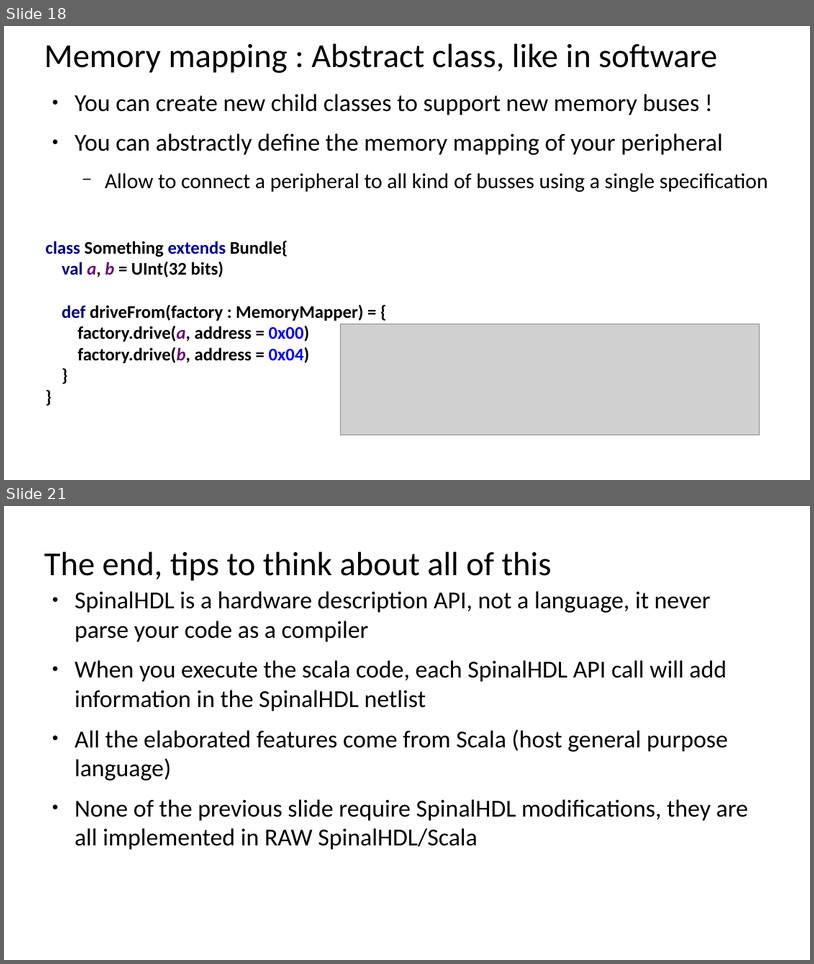
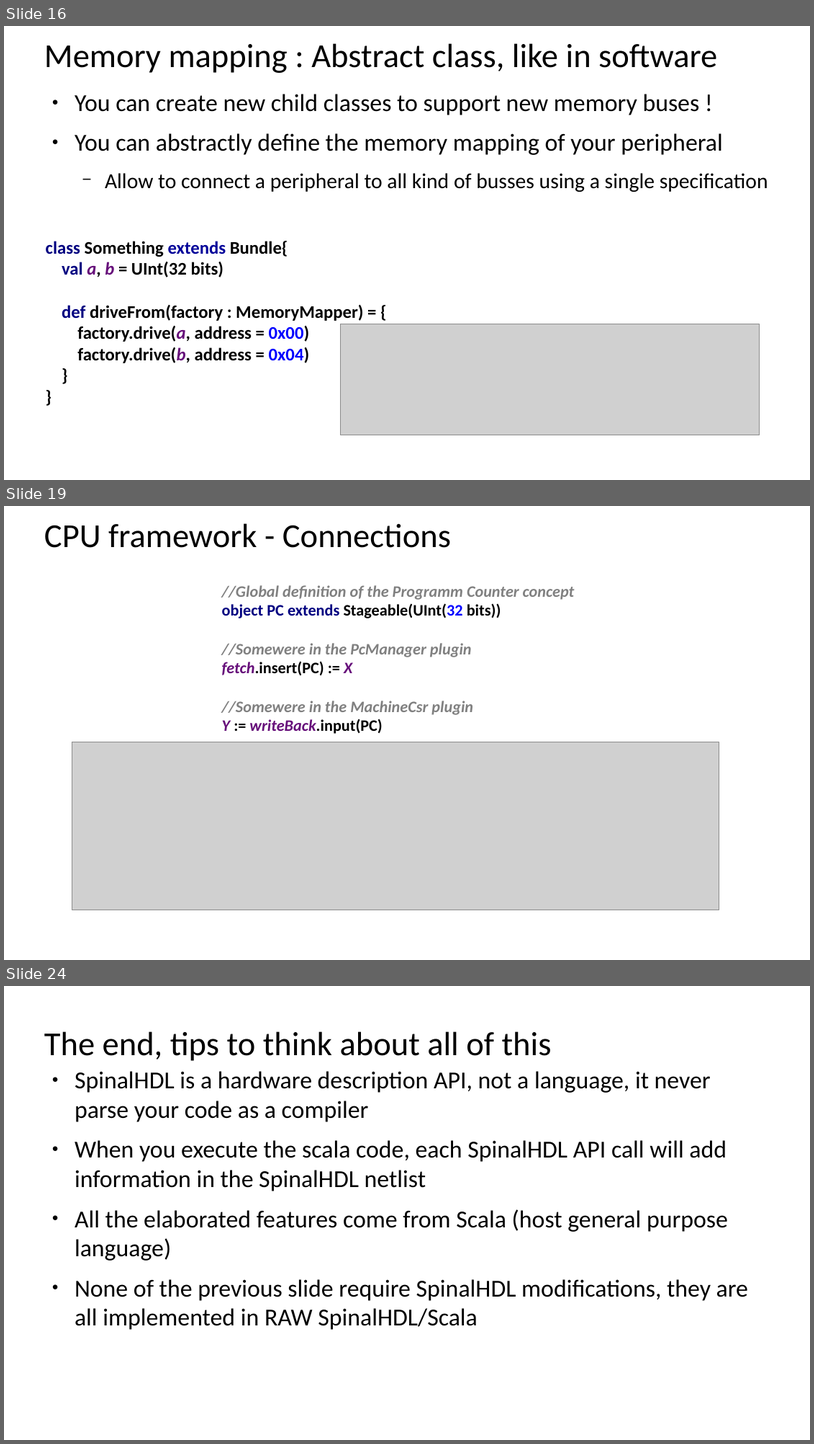
Before and after one commit to SpinalHDL/SpinalDoc, a slide deck: presentation/en/orconf2.odp. Shown one above the other, each under a label of ours: slides 18 and 21 before the commit, slides 16, 19 and 24 after it; the slides between them are not shown. The pictures are 814x964 and 814x1444 pixels, drawn with LibreOffice and Linux fonts; fonts in the diff are those of the drawing; grey boxes stand for pictures. Boxes give left, top, right and bottom in pixels: in the first picture for what was removed or moved away, otherwise in the second. Text is boxed around its words. In the diff, an @@ line names an element or a change of style, - is before the commit and + after.

```diff
--- a/presentation/en/orconf2.odp
+++ b/presentation/en/orconf2.odp
@@ slide 19 added at (x1=4, y1=506, x2=810, y2=960), background #FFFFFF @@
@@ title added at (x1=44, y1=523, x2=451, y2=548), 37.7 pt, text #000000 @@
+CPU framework - Connections
@@ text added at (x1=222, y1=585, x2=575, y2=734), 18 pt, text #808080, bold, italic @@
+//Global definition of the Programm Counter concept
+object PC extends Stageable(UInt(32 bits))
+//Somewere in the PcManager plugin
+fetch.insert(PC) := X
+//Somewere in the MachineCsr plugin
+Y := writeBack.input(PC)
@@ picture added at (x1=72, y1=742, x2=720, y2=909) @@
@@ what was slide 18 is now slide 16 @@
@@ what was slide 21 is now slide 24 @@
```
Also in this commit, not shown: 6 slides changed, 6 other slides added, 6 slides removed, 5 other files.
